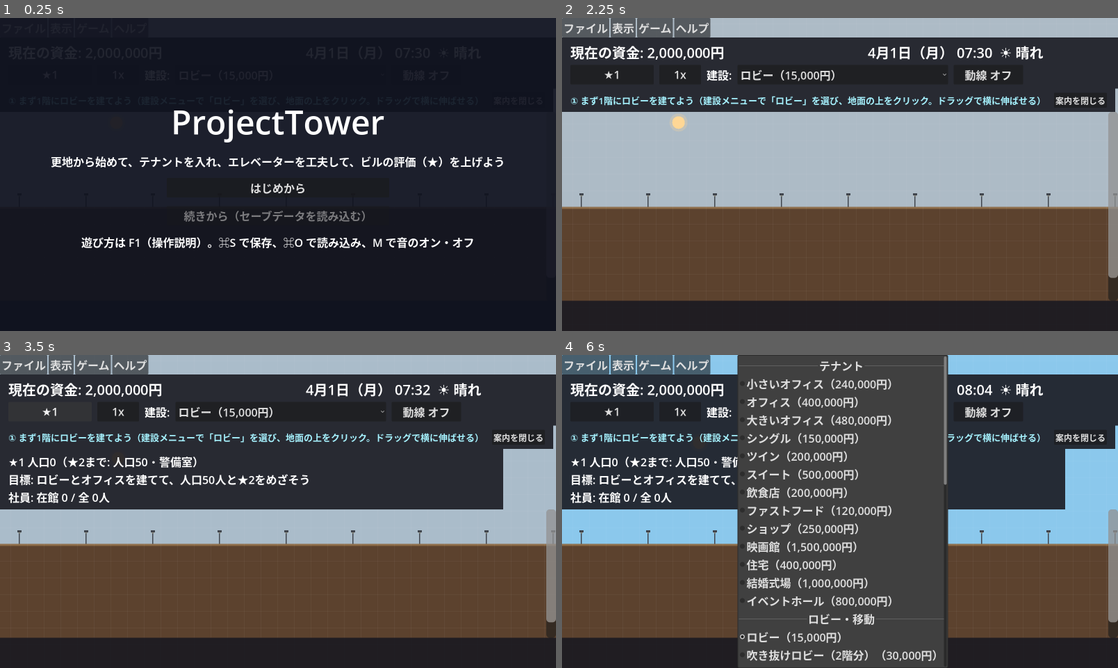
Above: before the commit, frames 1-4 (two rows, left to right).
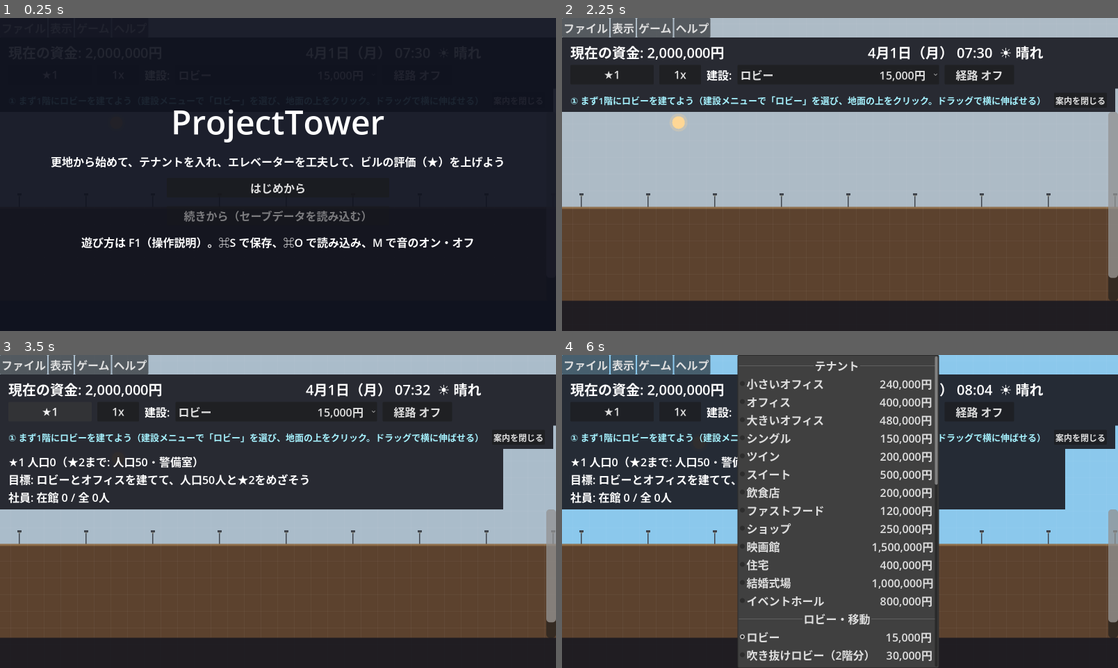
Above: after the commit, the same moments.

Repository: Toshiaki0315/ProjectTower
Game: Godot game, scene res://scenes/main.tscn
Same seed, same stepped clock (60 frames per second), same inputs: the game is played once before the commit and once after it.
Inputs (mouse positions are in pixels of both pictures, inside the frame that each line leads up to):
- Up to frame 1 (0.25 s): no input
- Up to frame 2 (2.25 s): click (990, 74) at 0.5 s, where only the run before the commit has a clickable "動線 オフ"; click (979, 74) at 1.25 s, where only the run after the commit has a clickable "経路 オフ"; click "はじめから" at 2 s
- Up to frame 3 (3.5 s): click "★1" at 2.75 s
- Up to frame 4 (6 s): click "1x" at 3.5 s; click "4x" at 4.25 s; click "16x" at 5 s; click (840, 411) at 5.75 s, where only the run before the commit has a clickable "ロビー（15,000円）"

The runs differ from the first frame. In frame 2, 0.5% of the frame differs, in the area x 39-81%, y 16-21%; in frame 3, 0.5%; in frame 4, 6.6%, in the area x 38-81%, y 0-100%.

Commit message:
Rename 動線 → 経路, double route width, right‑align prices, update tests

Diff:
--- a/scripts/main.gd
+++ b/scripts/main.gd
@@ -678,11 +678,11 @@
 			closed = true
 	return closed
 
-# 動線（人の通り道）の表示を切り替える。見た目だけの機能で、経路探索や移動には触らない
+# 経路（人の通り道）の表示を切り替える。見た目だけの機能で、経路探索や移動には触らない
 func toggle_routes() -> void:
 	show_routes = not show_routes
 	ui.update_route_button()
-	show_message("動線の表示を%sにしました（Rキーで切り替え）" % ("オン" if show_routes else "オフ"))
+	show_message("経路の表示を%sにしました（Rキーで切り替え）" % ("オン" if show_routes else "オフ"))
 
 # ゲームの速度を変える（ボタンの表示も合わせる）
 func set_speed(speed: int) -> void:
--- a/scripts/view/grid_overlay.gd
+++ b/scripts/view/grid_overlay.gd
@@ -17,10 +17,10 @@
 const PixelArt := preload("res://scripts/view/pixel_art.gd")
 const ENTRANCE_COLOR := Color(0.2, 0.42, 0.72)       # 1階の入口の庇（青）
 const SUBWAY_ENTRANCE_COLOR := Color(0.25, 0.65, 0.8) # 地下鉄駅の入口の庇（水色）
-const ROUTE_WIDTH := 1.5           # 動線の太さ（画面上のpx）
-const ROUTE_EDGE_COLOR := Color(0.05, 0.05, 0.1, 0.8) # 動線の縁取り（明るい建物の上でも見えるように）
-const ROUTE_ALPHA := 0.7           # 動線の濃さ
-const ROUTE_SELECTED_WIDTH := 3.0  # 選んでいる住人の動線は太く描く
+const ROUTE_WIDTH := 3.0           # 経路の太さ（画面上のpx、旧1.5から倍増）
+const ROUTE_EDGE_COLOR := Color(0.05, 0.05, 0.1, 0.8) # 経路の縁取り（明るい建物の上でも見えるように）
+const ROUTE_ALPHA := 0.7           # 経路の濃さ
+const ROUTE_SELECTED_WIDTH := 6.0  # 選んでいる住人の経路は太く描く（旧3.0から倍増）
 const HOME_COLOR := Color(1.0, 0.85, 0.2) # エレベーターの待機階の印
 const BOMB_COLOR := Color(1.0, 0.25, 0.2) # 爆破予告のマスの印
 const FIRE_COLORS := [Color(1.0, 0.5, 0.1), Color(1.0, 0.8, 0.2)] # 燃えているマス（交互に点滅）
@@ -71,10 +71,10 @@
 	color.a = ROUTE_ALPHA
 	var width: float = ROUTE_SELECTED_WIDTH if resident.selected else ROUTE_WIDTH
 	# 明るい建物の上でも見えるように、先に濃い色で縁取りしてから線を描く
-	draw_polyline(points, ROUTE_EDGE_COLOR, (width + 1.5) * px)
+	draw_polyline(points, ROUTE_EDGE_COLOR, (width + 2.0) * px)
 	draw_polyline(points, color, width * px)
 	var goal := Rect2(points[-1] - tile_size / 4.0, tile_size / 2.0) # 行き先の印
-	draw_rect(goal, ROUTE_EDGE_COLOR, false, (width + 1.5) * px)
+	draw_rect(goal, ROUTE_EDGE_COLOR, false, (width + 2.0) * px)
 	draw_rect(goal, color, false, width * px)
 
 func _draw() -> void:
--- a/scripts/view/ui.gd
+++ b/scripts/view/ui.gd
@@ -163,7 +163,7 @@
 	build_label.text = "建設:"
 	stats_row.add_child(build_label)
 	mode_select = OptionButton.new()
-	mode_select.custom_minimum_size.x = 260 * UI_SCALE
+	mode_select.custom_minimum_size.x = 290 * UI_SCALE
 	for group in world.MODE_GROUPS:
 		mode_select.add_separator(group.name)
 		for mode in group.modes:
@@ -174,7 +174,7 @@
 		assert(world.MODE_GROUPS.any(func(group): return group.modes.has(type)), "%s が建設メニュー（world.MODE_GROUPS）にありません" % type)
 	stats_row.add_child(mode_select)
 
-	# 動線（人の通り道）の表示。人が増えると線だらけになるので、既定はオフ
+	# 経路（人の通り道）の表示。人が増えると線だらけになるので、既定はオフ
 	route_button = Button.new()
 	route_button.custom_minimum_size.x = 100 * UI_SCALE
 	route_button.pressed.connect(func(): world.toggle_routes())
@@ -224,7 +224,7 @@
 		"入口: 1階の左端と地下鉄駅（地下5階より深いところにだけ建てられる）。人は近い方の入口から出入りする",
 		"　地下鉄駅があると、店や映画館へ来る外からのお客さんが1駅につき5割増える（最大2倍）",
 		"速度: 上部バーの速度ボタンを押すたびに 1x → 4x → 16x → 1x と切り替わる",
-		"動線: 上部バーの「動線」ボタン（Rキー）で、人が通る道すじを線で表示する（人が多いと線だらけになるので既定はオフ）",
+		"経路: 上部バーの「経路」ボタン（Rキー）で、人が通る道すじを線で表示する（人が多いと線だらけになるので既定はオフ）",
 		"ビルの状況: 上部バーの★を押すと、人口・目標・社員・オフィス・客室のくわしい様子が出る（気をつけることがあるときは★の横に⚠と件数）",
 		"ショートカット: F1・H（この説明の開閉） / Esc（開いているパネルを閉じる） / ⌘L（メッセージの記録） / ⌘+・⌘-（画面の拡大・縮小） / ⌘0（拡大率をもとに戻す）",
 		"収支のグラフ: ⌘G で、最近60日ぶんの決算の合計を棒グラフで見られる",
@@ -393,6 +393,23 @@
 	spacer.mouse_filter = Control.MOUSE_FILTER_IGNORE
 	return spacer
 
+var _menu_target_width: float = -1.0
+
+func _get_menu_target_width() -> float:
+	if _menu_target_width > 0.0:
+		return _menu_target_width
+	var font: Font = ThemeDB.fallback_font
+	var font_size: int = BASE_FONT_SIZE * UI_SCALE
+	var max_w: float = 0.0
+	for key in world.BUILDINGS:
+		var b = world.BUILDINGS[key]
+		var nw: float = font.get_string_size(b.name, HORIZONTAL_ALIGNMENT_LEFT, -1, font_size).x
+		var cw: float = font.get_string_size("%s円" % world.format_money(b.cost), HORIZONTAL_ALIGNMENT_LEFT, -1, font_size).x
+		max_w = maxf(max_w, nw + cw)
+	var space_w: float = font.get_string_size(" ", HORIZONTAL_ALIGNMENT_LEFT, -1, font_size).x
+	_menu_target_width = max_w + space_w * 4
+	return _menu_target_width
+
 func get_mode_label(mode: String) -> String:
 	if mode == world.MODE_RESIDENT:
 		return "住人（テスト）"
@@ -404,7 +421,17 @@
 		return "稼働時間帯"
 	if mode == world.MODE_DEMOLISH:
 		return "撤去"
-	return "%s（%s円）" % [world.BUILDINGS[mode].name, world.format_money(world.BUILDINGS[mode].cost)]
+	var name: String = world.BUILDINGS[mode].name
+	var cost_text: String = "%s円" % world.format_money(world.BUILDINGS[mode].cost)
+	var font: Font = ThemeDB.fallback_font
+	var font_size: int = BASE_FONT_SIZE * UI_SCALE
+	var name_w: float = font.get_string_size(name, HORIZONTAL_ALIGNMENT_LEFT, -1, font_size).x
+	var cost_w: float = font.get_string_size(cost_text, HORIZONTAL_ALIGNMENT_LEFT, -1, font_size).x
+	var space_w: float = font.get_string_size(" ", HORIZONTAL_ALIGNMENT_LEFT, -1, font_size).x
+	var target_w: float = _get_menu_target_width()
+	var gap: float = target_w - name_w - cost_w
+	var num_spaces: int = maxi(int(round(gap / space_w)), 2)
+	return "%s%s%s" % [name, " ".repeat(num_spaces), cost_text]
 
 # 選んだもののくわしい説明（建設メニューにカーソルを合わせると出る）
 func get_mode_info(mode: String) -> String:
@@ -438,7 +465,7 @@
 	]},
 	{"name": "表示", "items": [
 		{"text": "ビルの状況（★を押しても開く）", "action": "stats", "check": true},
-		{"text": "動線（人の通り道）（R）", "action": "routes", "check": true},
+		{"text": "経路（人の通り道）（R）", "action": "routes", "check": true},
 		{"text": "メッセージの記録（⌘L）", "action": "log", "check": true},
 		{"text": "収支のグラフ（⌘G）", "action": "chart", "check": true},
 		{"text": "拡大（⌘+）", "action": "zoom_in"},
@@ -554,10 +581,10 @@
 		list.append(world.incident_system.get_bomb_text())
 	return list
 
-# 動線の表示ボタンの見た目を、今の設定に合わせる
+# 経路の表示ボタンの見た目を、今の設定に合わせる
 func update_route_button() -> void:
 	if route_button:
-		route_button.text = "動線 オン" if world.show_routes else "動線 オフ"
+		route_button.text = "経路 オン" if world.show_routes else "経路 オフ"
 
 # 建設メニューの選択と説明を、今のモードに合わせる
 func update_mode_select():
--- a/tests/screenshot_test.gd
+++ b/tests/screenshot_test.gd
@@ -107,7 +107,7 @@
 	check(main.funds == 2000000, "最初の資金は200万円")
 	check(main.ground_y == main.GROUND_FLOOR_Y, "1階の高さは決まっている（y=%d）" % main.GROUND_FLOOR_Y)
 	check(main.get_entrance() == null, "ロビーがないうちは入口もない")
-	check(main.current_mode == "lobby" and main.mode_select.text == "ロビー（15,000円）", "最初は建設メニューでロビーが選ばれている")
+	check(main.current_mode == "lobby" and main.mode_select.text.begins_with("ロビー") and main.mode_select.text.ends_with("15,000円"), "最初は建設メニューでロビーが選ばれている")
 	check(main.camera.position.is_equal_approx(Vector2(0, 272)), "カメラは地面の線が見える位置にある")
 	await capture("empty_01_start")
 
@@ -159,8 +159,8 @@
 	# 1. 階段ボタンをクリック → 階段が[選択中]になる
 	await choose_mode("stairs")
 	check(main.current_mode == "stairs", "建設メニューで階段を選ぶとモードがstairsになる")
-	check(main.mode_select.text == "階段（50,000円）", "建設メニューに「階段」が選ばれて表示される")
-	check(main.mode_select.text == "階段（50,000円）", "建設メニューに選んだものの名前と建設費が出る")
+	check(main.mode_select.text.begins_with("階段") and main.mode_select.text.ends_with("50,000円"), "建設メニューに「階段」が選ばれて表示される")
+	check(main.mode_select.text.begins_with("階段") and main.mode_select.text.ends_with("50,000円"), "建設メニューに選んだものの名前と建設費が出る")
 	await capture("build_02_stairs_selected")
 
 	# 2. 空マスを左クリック → 階段を建設（-5万円）
@@ -407,7 +407,7 @@
 
 	# ビルの状況（★の行）は上部バーにある
 	check(main.stats_button.text.begins_with("★"), "上部バーの2段目には★だけを出す")
-	check(main.stats_button.get_global_rect().position.y == main.mode_select.get_global_rect().position.y, "★・速さ・建設メニュー・動線は同じ行に並ぶ（上部バーは2行）")
+	check(main.stats_button.get_global_rect().position.y == main.mode_select.get_global_rect().position.y, "★・速さ・建設メニュー・経路は同じ行に並ぶ（上部バーは2行）")
 	return true
 
 # ---------------------------------------------------
@@ -2142,7 +2142,7 @@
 	for x in range(10, 14):
 		main.build_at(Vector2i(x, 18))
 	await choose_mode("escalator")
-	check(main.mode_select.text == "エスカレーター（100,000円）", "エスカレーターは10万円")
+	check(main.mode_select.text.begins_with("エスカレーター") and main.mode_select.text.ends_with("100,000円"), "エスカレーターは10万円")
 	await click_cell(Vector2i(8, 18), MOUSE_BUTTON_LEFT)
 	await click_cell(Vector2i(9, 17), MOUSE_BUTTON_LEFT)
 	check(main.get_unit_cells(Vector2i(9, 18)) == [Vector2i(8, 18), Vector2i(9, 18)], "1階にエスカレーター（横2マス）を建てられる")
@@ -2318,7 +2318,7 @@
 	await wait_frames(1)
 	build_support(cells_row(18, 9, 10), "lobby") # 足場: 2階に建てるため、1階にロビーを足す
 	await choose_mode("service_elevator")
-	check(main.mode_select.text == "サービスエレベーター（80,000円）", "サービスエレベーターは1マス8万円")
+	check(main.mode_select.text.begins_with("サービスエレベーター") and main.mode_select.text.ends_with("80,000円"), "サービスエレベーターは1マス8万円")
 	for y in range(18, 15, -1):
 		await click_cell(Vector2i(8, y), MOUSE_BUTTON_LEFT)
 	check(main.funds == 10000000 - 3 * 80000, "1階から3階までのシャフトで24万円")
@@ -2383,7 +2383,7 @@
 
 	# スロープは地下にだけ建てられる
 	await choose_mode("ramp")
-	check(main.mode_select.text == "スロープ（200,000円）", "スロープは20万円")
+	check(main.mode_select.text.begins_with("スロープ") and main.mode_select.text.ends_with("200,000円"), "スロープは20万円")
 	await click_cell(Vector2i(9, 17), MOUSE_BUTTON_LEFT)
 	check(main.get_building_type(Vector2i(9, 17)) == "restaurant", "スロープは地上には建てられない")
 	await click_cell(Vector2i(9, 19), MOUSE_BUTTON_LEFT)
@@ -2458,7 +2458,7 @@
 	build_support([Vector2i(8, 18)] + cells_row(18, 10, 14), "lobby")
 	build_support([Vector2i(9, 18)])
 	await choose_mode("shop")
-	check(main.mode_select.text == "ショップ（250,000円）", "ショップは25万円")
+	check(main.mode_select.text.begins_with("ショップ") and main.mode_select.text.ends_with("250,000円"), "ショップは25万円")
 	await click_cell(Vector2i(9, 17), MOUSE_BUTTON_LEFT)
 	check(main.get_building_type(Vector2i(11, 17)) == "shop", "2階にショップを建てられる")
 	main.select_mode("restaurant")
@@ -2512,7 +2512,7 @@
 	build_support([Vector2i(8, 18)] + cells_row(18, 10, 16), "lobby")
 	build_support([Vector2i(9, 18)])
 	await choose_mode("cinema")
-	check(main.mode_select.text == "映画館（1,500,000円）", "映画館は150万円")
+	check(main.mode_select.text.begins_with("映画館") and main.mode_select.text.ends_with("1,500,000円"), "映画館は150万円")
 	await click_cell(Vector2i(9, 17), MOUSE_BUTTON_LEFT)
 	check(main.get_building_type(Vector2i(16, 17)) == "cinema" and main.get_building_type(Vector2i(16, 16)) == "cinema", "映画館は横8マス・上下2階分を使う")
 	check(main.funds == 10000000 - 1500000, "建設費150万円がかかる")
@@ -3318,7 +3318,7 @@
 
 	# ヘリポートは屋上（上に建物がないところ）にだけ建てられる
 	await choose_mode("helipad")
-	check(main.mode_select.text == "ヘリポート（800,000円）", "ヘリポートは80万円")
+	check(main.mode_select.text.begins_with("ヘリポート") and main.mode_select.text.ends_with("800,000円"), "ヘリポートは80万円")
 	# 上に建物があるところには建てられない（テストのために、上の階へ直接建物を置いて確かめる）
 	main.place_unit(Vector2i(9, 16), "shop")
 	check(main.get_build_problem(Vector2i(9, 17), "helipad").contains("屋上（上に建物がないところ）にしか建てられません"), "上に建物があるところには建てられない")
@@ -3677,7 +3677,7 @@
 
 	# 屋上庭園は屋上にだけ建てられる
 	await choose_mode("garden")
-	check(main.mode_select.text == "屋上庭園（400,000円）", "屋上庭園は40万円")
+	check(main.mode_select.text.begins_with("屋上庭園") and main.mode_select.text.ends_with("400,000円"), "屋上庭園は40万円")
 	check(main.get_build_problem(Vector2i(20, 18), "garden").contains("屋上"), "1階（地上）には建てられない")
 	await click_cell(Vector2i(8, 15), MOUSE_BUTTON_LEFT) # 映画館（y=17〜16）の上が屋上
 	check(main.get_building_type(Vector2i(11, 15)) == "garden", "映画館の屋上に庭園を建てられる")
@@ -4156,14 +4156,14 @@
 	await capture("large_elevator_01")
 	return true
 
-# シナリオ66: 動線表示（人の通り道を線で出す）
+# シナリオ66: 経路表示（人の通り道を線で出す）
 # 上部バーのボタンとRキーで切り替えられ、既定はオフ。描くだけで移動には影響しない。
 # ---------------------------------------------------
 func run_routes_scenario() -> bool:
-	print("[シナリオ] 動線表示")
-	main.funds = 10000000
-	check(not main.show_routes, "動線の表示は最初はオフ")
-	check(main.route_button.text == "動線 オフ", "上部バーのボタンに今の状態が出る")
+	print("[シナリオ] 経路表示")
+	main.funds = 10000000
+	check(not main.show_routes, "経路の表示は最初はオフ")
+	check(main.route_button.text == "経路 オフ", "上部バーのボタンに今の状態が出る")
 
 	# 住人を1人置いて、遠くへ歩かせる
 	main.select_mode(main.MODE_RESIDENT)
@@ -4176,10 +4176,10 @@
 
 	# Rキーでオンにすると線が出る
 	await press_key(KEY_R)
-	check(main.show_routes, "Rキーで動線の表示がオンになる")
-	check(main.route_button.text == "動線 オン", "ボタンの表示も切り替わる")
-	check(logged("動線の表示をオンにしました"), "切り替えたことがメッセージで出る")
-	check(resident.path.size() == steps, "動線を表示しても、通り道は変わらない（見た目だけ）")
+	check(main.show_routes, "Rキーで経路の表示がオンになる")
+	check(main.route_button.text == "経路 オン", "ボタンの表示も切り替わる")
+	check(logged("経路の表示をオンにしました"), "切り替えたことがメッセージで出る")
+	check(resident.path.size() == steps, "経路を表示しても、通り道は変わらない（見た目だけ）")
 	focus_camera(Vector2i(-2, 17))
 	await wait_frames(2)
 	await capture("routes_01_on")
@@ -4187,7 +4187,7 @@
 	# ボタンでもオフに戻せる
 	main.route_button.pressed.emit()
 	check(not main.show_routes, "ボタンでオフに戻せる")
-	check(main.route_button.text == "動線 オフ", "ボタンの表示ももとに戻る")
+	check(main.route_button.text == "経路 オフ", "ボタンの表示ももとに戻る")
 	await capture("routes_02_off")
 	return true
 
@@ -4212,10 +4212,10 @@
 	ui.do_menu_action("help")
 	check(not main.help_panel.visible, "もう一度選ぶと閉じる")
 
-	# 「表示 > 動線」はショートカットと同じ切り替え
-	check(not main.show_routes, "動線の表示は最初はオフ")
+	# 「表示 > 経路」はショートカットと同じ切り替え
+	check(not main.show_routes, "経路の表示は最初はオフ")
 	ui.do_menu_action("routes")
-	check(main.show_routes and main.route_button.text == "動線 オン", "メニューから動線を出せる（ボタンの表示も合う）")
+	check(main.show_routes and main.route_button.text == "経路 オン", "メニューから経路を出せる（ボタンの表示も合う）")
 	ui.do_menu_action("routes")
 	check(not main.show_routes, "もう一度選ぶとオフに戻る")
 
@@ -4247,7 +4247,7 @@
 			routes_index = i
 	main.show_routes = true
 	ui.update_menu_checks(view_menu, items)
-	check(view_menu.is_item_checked(routes_index), "動線がオンのときはチェックが付く")
+	check(view_menu.is_item_checked(routes_index), "経路がオンのときはチェックが付く")
 	main.show_routes = false
 	ui.update_menu_checks(view_menu, items)
 	check(not view_menu.is_item_checked(routes_index), "オフのときはチェックが外れる")
